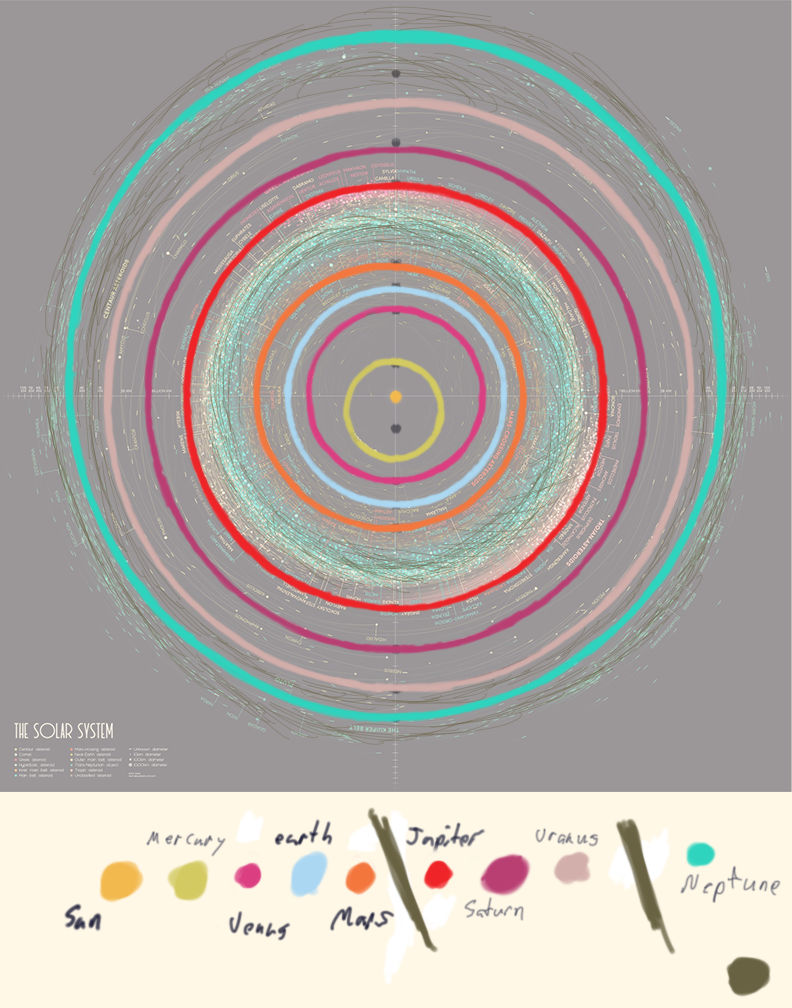
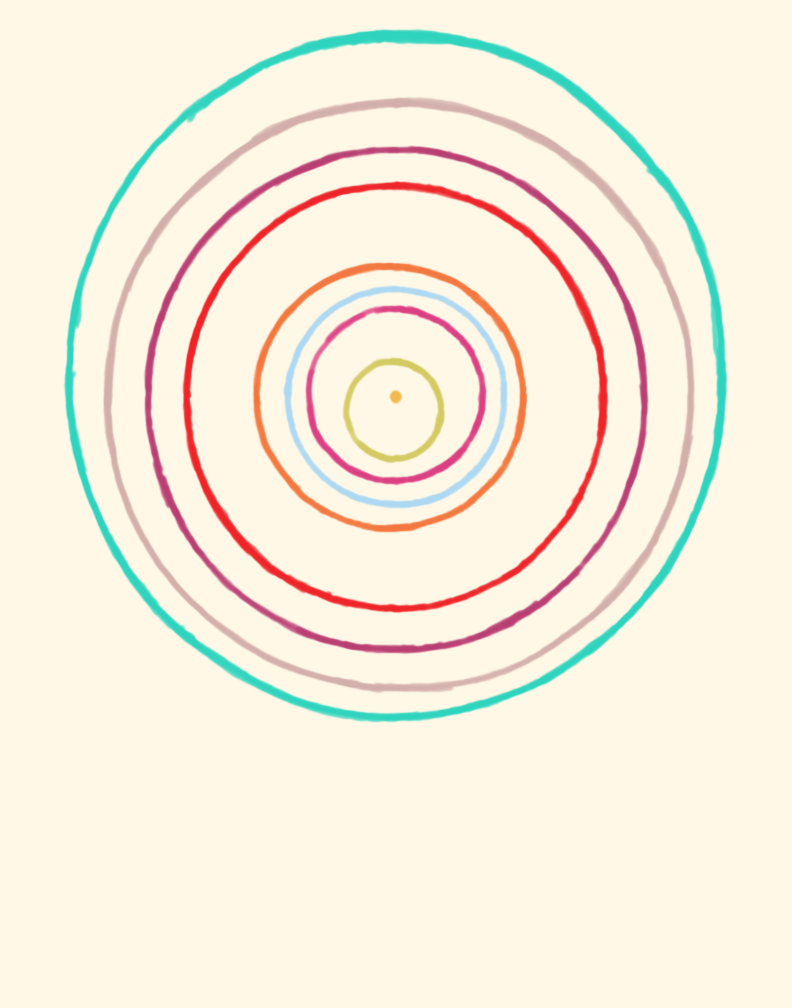
Comparing the layer stacks of the two 792px x 1008px images. Changes:
hid group "Asteroids" (3 layers) over [40, 6, 750, 745]
hid group "Shapes" (9 layers) over [68, 33, 725, 724]
hid "Palette" over [63, 807, 781, 997]
hid "SolarSystem" over [0, 0, 792, 792]